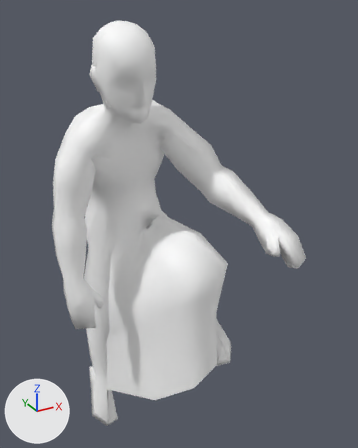
What one commit did to the FBX model media/Anims_X/BikeIdle.fbx.
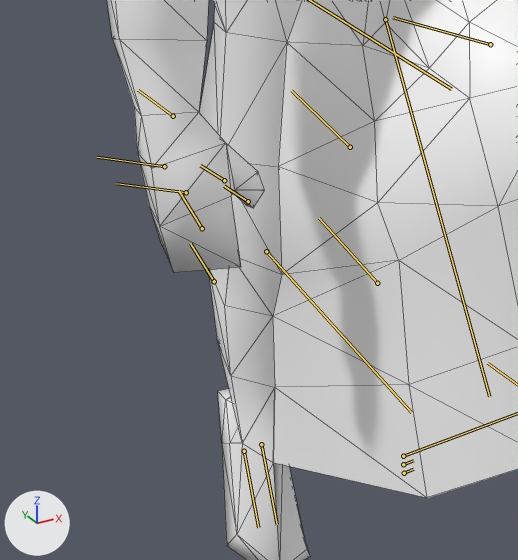
Old and new are each drawn whole from a camera (50 mm lens) standing at (-46.2, -100.2, 106.6) and looking at (1.8, -12.9, 63.0) and again close up on the part from 6% to 51% of the width and 54% to 94% of the height. Arrows for +X, +Y and +Z are at lower left; the lights stay in place. Both versions are drawn at frame 6 of the action 'BikeIdle'; the numbers are the values there. The bones that bend it are drawn over the model as lines in the close-ups. The close-ups show mesh edges as thin lines.

Objects in the first close-up: 'Body'.
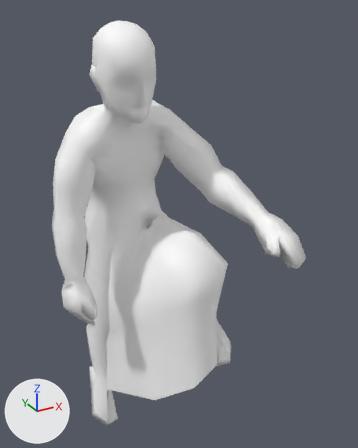
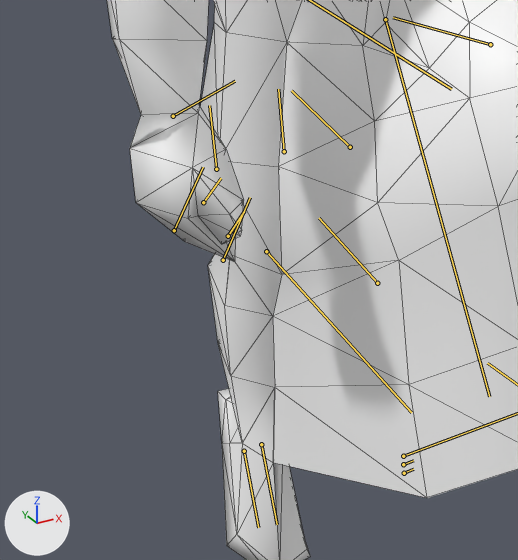
What the commit changed:
Bone 'Bip01_R_Hand' (bone_bip01_r_hand) turns from (-7, -15, -9) to (49, -3, -3) degrees about its own x, y and z.
Bone 'Bip01_R_Finger1' (bone_bip01_r_finger1) turns from (0, -2, 6) to (-4, -21, 37) degrees about its own x, y and z.

Location of each change, [x1, y1, x2, y2] in pixels of the close-ups (518 x 560 px):
'Body', posed: [107, 0, 518, 560] in both
bone 'Bip01_R_Hand', root to tip: before (173, 116) to (138, 90); after (173, 116) to (235, 81)
bone 'Bip01_R_Finger1', root to tip: before (202, 228) to (179, 191); after (174, 230) to (203, 167)
